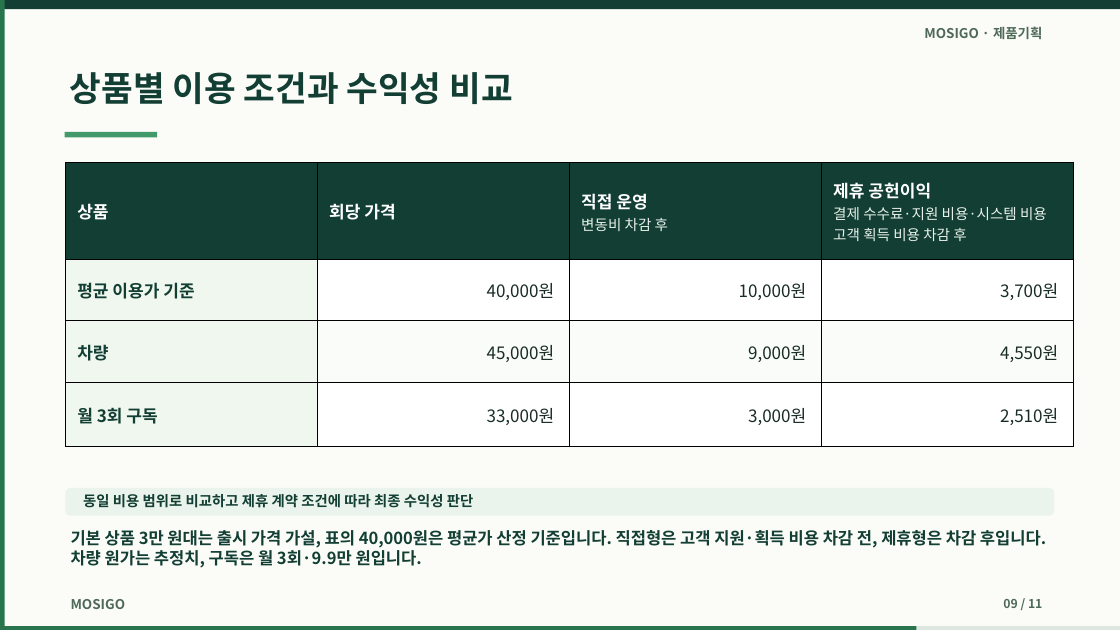
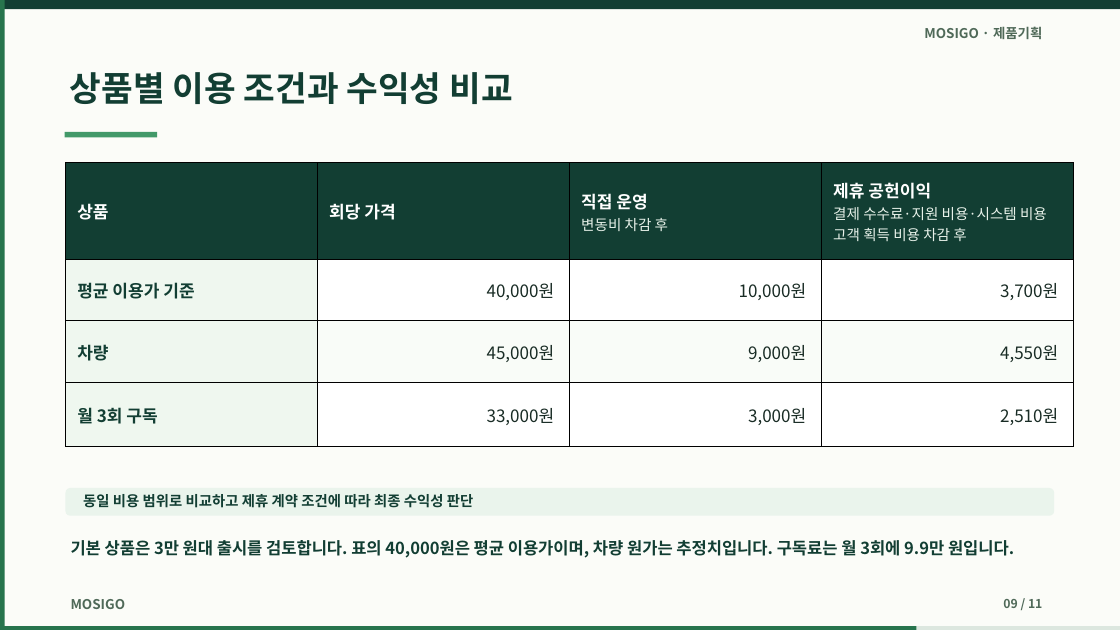
Before and after one commit to dohyunkimmm/mosigo-case-study, a slide deck: slide 9 of downloads/mosigo_report.pptx. Drawn at 1120x630 pixels with LibreOffice and Linux fonts; fonts in the diff are those of the drawing. Boxes give left, top, right and bottom in pixels: in the first picture for what was removed or moved away, otherwise in the second. Text is boxed around its words. In the diff, an @@ line names an element or a change of style, - is before the commit and + after.

```diff
--- a/downloads/mosigo_report.pptx
+++ b/downloads/mosigo_report.pptx
@@ text at [71, 537, 1014, 559]: text changed @@
-기본 상품 3만 원대는 출시 가격 가설, 표의 40,000원은 평균가 산정 기준입니다. 직접형은 고객 지원·획득 비용 차감 전, 제휴형은 차감 후입니다. 차량 원가는 추정치, 구독은 월 3회·9.9만 원입니다.
+기본 상품은 3만 원대 출시를 검토합니다. 표의 40,000원은 평균 이용가이며, 차량 원가는 추정치입니다. 구독료는 월 3회에 9.9만 원입니다.
```
Also in this commit, not shown: 2 other slides changed, 10 other files.
